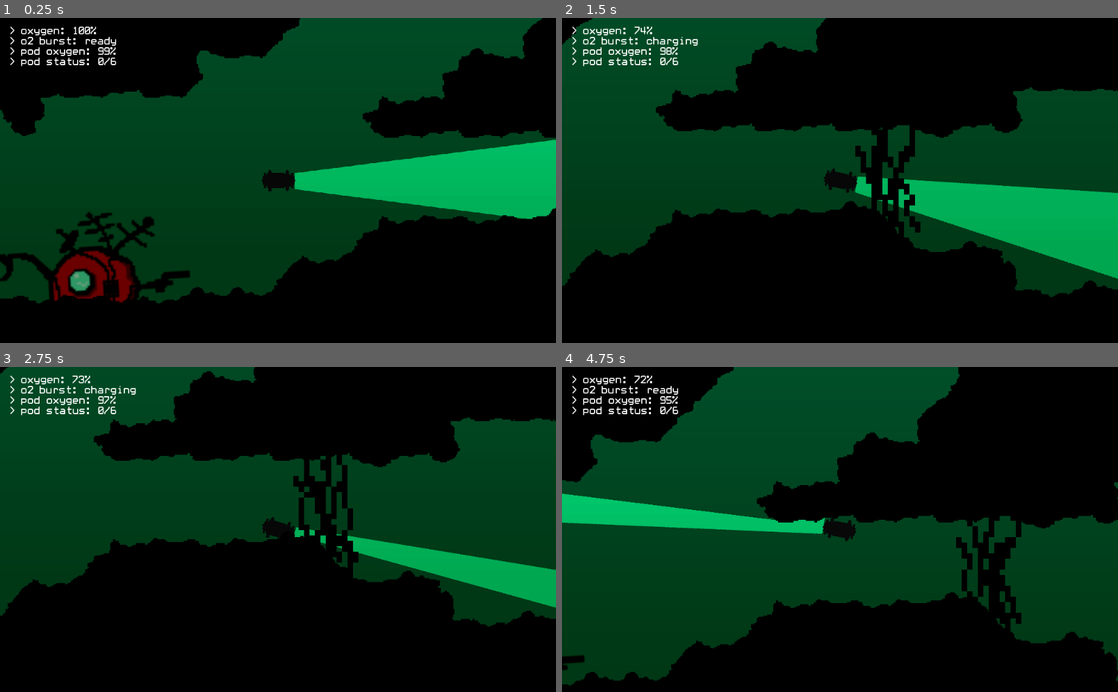
Above: before the commit, frames 1-4 (two rows, left to right).
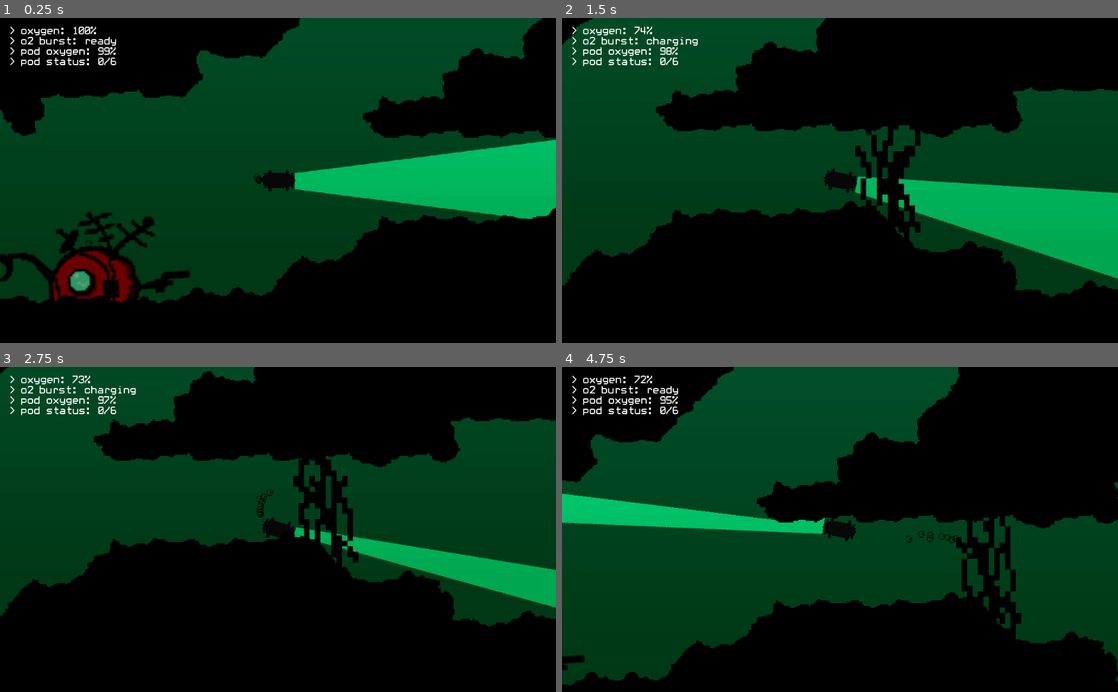
Above: after the commit, the same moments.

Repository: Jayshua/keep_it_alive
Game: Godot game, scene res://Main.tscn
The game is run twice, just before and just after one commit, with the same random seed, the same clock (stepped at 60 frames per second) and the same inputs.
Inputs:
- Up to frame 1 (0.25 s): no input
- Up to frame 2 (1.5 s): tap Enter (ui_accept) at 0.5, 0.77 s; hold D (move_right) 0.53-1.28 s; hold Space (fire) 0.53-1.28 s; hold S (move_down) from 1.28 s (still down); tap Space (fire) at 1.35 s
- Up to frame 3 (2.75 s): tap Enter (ui_accept) at 1.52 s; release S (move_down) at 2.03 s; hold D (move_right) from 2.03 s (still down); hold Space (fire) from 2.03 s (still down)
- Up to frame 4 (4.75 s): release D (move_right) at 2.78 s; release Space (fire) at 2.78 s; hold W (move_up) 2.78-3.53 s; tap Space (fire) at 2.85, 4.35 s; tap Enter (ui_accept) at 3.02, 3.77, 4.52 s; hold Space (fire) 3.53-4.28 s; hold A (move_left) from 3.53 s (still down)

The runs differ from the first frame. In frame 1, less than 0.1% of the frame differs, in the area x 15-48%, y 48-71%; in frame 2, 1.2%, in the area x 53-65%, y 32-68%; in frame 3, 1.0%; in frame 4, 1.2%.

Commit message:
Added bubble particles

Diff:
--- a/Main.tscn
+++ b/Main.tscn
@@ -100,17 +100,17 @@
 
 [node name="AnimatedSprite" type="AnimatedSprite" parent="Node2D"]
 position = Vector2( -8, 2 )
-frames = SubResource( 8 )
+frames = SubResource( 10 )
 animation = "idle"
-frame = 3
+frame = 2
 playing = true
 
 [node name="AnimatedSprite2" type="AnimatedSprite" parent="Node2D"]
 position = Vector2( -8, 18 )
 rotation = -3.14159
-frames = SubResource( 8 )
+frames = SubResource( 10 )
 animation = "idle"
-frame = 2
+frame = 1
 playing = true
 
 [node name="StaticBody2D" type="StaticBody2D" parent="Node2D"]
--- a/Player.tscn
+++ b/Player.tscn
@@ -1,9 +1,11 @@
-[gd_scene load_steps=16 format=2]
+[gd_scene load_steps=18 format=2]
 
 [ext_resource path="res://sprites/sub.png" type="Texture" id=1]
 [ext_resource path="res://Player.gd" type="Script" id=2]
 [ext_resource path="res://Light.png" type="Texture" id=3]
-[ext_resource path="res://sprites/explosion.png" type="Texture" id=4]
+[ext_resource path="res://sprites/Bubble.png" type="Texture" id=4]
+[ext_resource path="res://audio/Bubbles.wav" type="AudioStream" id=5]
+[ext_resource path="res://sprites/explosion.png" type="Texture" id=6]
 
 [sub_resource type="OccluderPolygon2D" id=1]
 polygon = PoolVector2Array( -6.733, -9.87256, -5.18635, -11.2373, -7.75306, -12.7308, -0.897612, -14.2162, 6.03409, -12 …(306 unchanged characters)…
@@ -98,3 +100,22 @@
 frame = 7
 speed_scale = 5.0
 playing = true
+
+[node name="CPUParticles2D" type="CPUParticles2D" parent="."]
+position = Vector2( -16.6395, -0.31221 )
+lifetime = 2.0
+explosiveness = 0.75
+randomness = 0.1
+local_coords = false
+texture = ExtResource( 4 )
+direction = Vector2( -1, 0 )
+spread = 60.73
+gravity = Vector2( 0, -10 )
+initial_velocity = 10.0
+scale_amount = 0.15
+
+[node name="AudioStreamPlayer2D" type="AudioStreamPlayer2D" parent="."]
+stream = ExtResource( 5 )
+volume_db = -23.034
+pitch_scale = 0.68
+autoplay = true
--- a/Ship.tscn
+++ b/Ship.tscn
@@ -1,7 +1,8 @@
-[gd_scene load_steps=6 format=2]
+[gd_scene load_steps=8 format=2]
 
 [ext_resource path="res://Ship.gd" type="Script" id=1]
 [ext_resource path="res://sprites/ship.png" type="Texture" id=2]
+[ext_resource path="res://sprites/Bubble.png" type="Texture" id=3]
 
 [sub_resource type="CircleShape2D" id=1]
 radius = 16.6339
@@ -11,6 +12,9 @@
 
 [sub_resource type="RectangleShape2D" id=3]
 extents = Vector2( 144, 80 )
+
+[sub_resource type="Curve" id=4]
+_data = [ Vector2( 0, 1 ), 0.0, -0.13882, 0, 0, Vector2( 1, 0 ), -3.66884, 0.0, 0, 0 ]
 
 [node name="Ship" type="Node2D"]
 position = Vector2( 522.243, 297.506 )
@@ -41,6 +45,23 @@
 [node name="CollisionShape2D" type="CollisionShape2D" parent="ConnectionDetector"]
 position = Vector2( 5.75702, -41.506 )
 shape = SubResource( 3 )
+
+[node name="CPUParticles2D" type="CPUParticles2D" parent="."]
+position = Vector2( 1.04821, -5.61852 )
+amount = 4
+lifetime = 2.0
+randomness = 0.1
+local_coords = false
+texture = ExtResource( 3 )
+direction = Vector2( 0, -1 )
+gravity = Vector2( 0, -10 )
+initial_velocity = 3.47
+scale_amount = 0.15
+scale_amount_curve = SubResource( 4 )
+__meta__ = {
+"_editor_description_": ""
+}
+
 [connection signal="body_entered" from="ExchangeDetector" to="." method="_on_ExchangeDetector_body_entered"]
 [connection signal="body_exited" from="ExchangeDetector" to="." method="_on_ExchangeDetector_body_exited"]
 [connection signal="body_entered" from="ConnectionDetector" to="." method="_on_ConnectionDetector_body_entered"]
--- a/project.godot
+++ b/project.godot
@@ -58,7 +58,6 @@
 2d_physics/layer_3="Surface"
 2d_physics/layer_4="Ship"
 2d_physics/layer_5="ConnectionRange"
-2d_physics/layer_6="Items"
 
 [rendering]
 
Not shown: 4 places in Main.tscn that only renumber resources
Not shown: 1 places in Player.tscn that only renumber resources
Not shown: 2 places in current/Current.tscn that only renumber resources
Binary file added: sprites/Bubble.png
Not shown, added: sprites/Bubble.png.import
